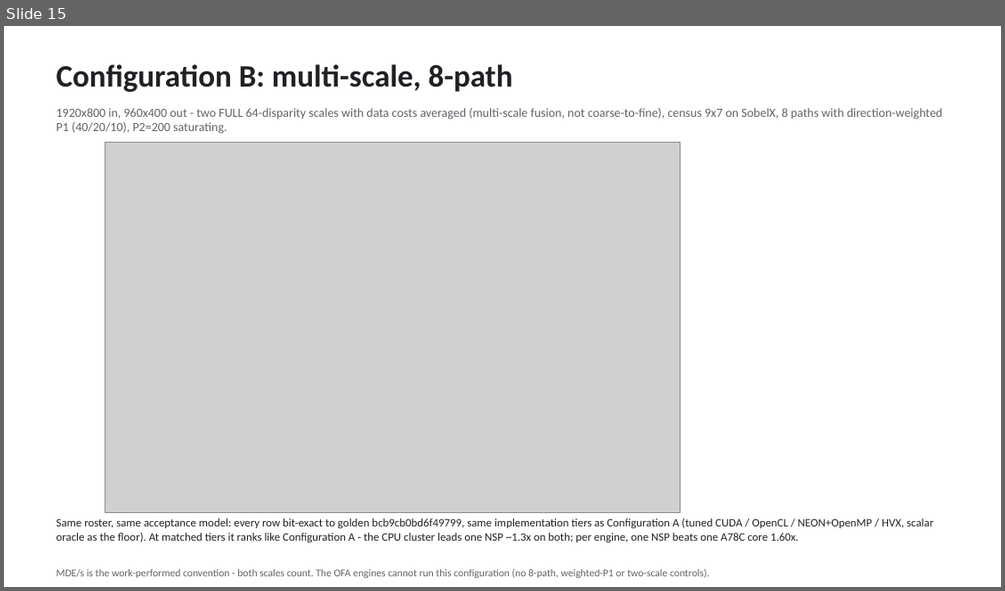
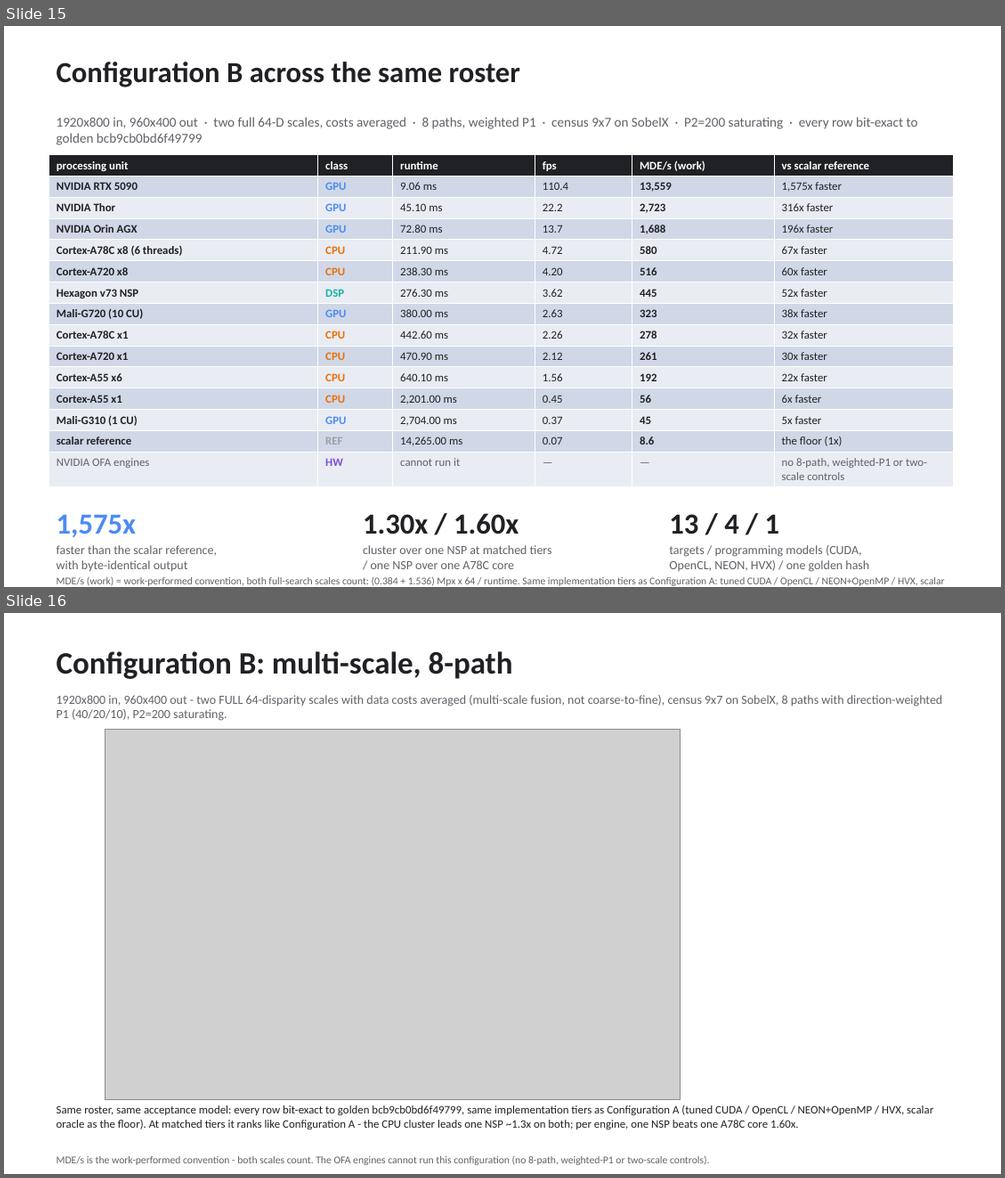
Before and after one commit to kylefoxaustin/sgm-bench, a slide deck: docs/sgm-results.pptx. Shown one above the other, each under a label of ours: slide 15 before the commit, slides 15 and 16 after it. The pictures are 1005x591 and 1005x1178 pixels, drawn with LibreOffice and Linux fonts; fonts in the diff are those of the drawing; grey boxes stand for pictures. Boxes give left, top, right and bottom in pixels: in the first picture for what was removed or moved away, otherwise in the second. Text is boxed around its words. In the diff, an @@ line names an element or a change of style, - is before the commit and + after.

Commit message:
deck: Configuration B summary table slide (26 slides)
Mirrors the primary configuration's opening slide: full roster table with
runtime / fps / work-convention MDE/s / vs-scalar column, the OFA
cannot-run-it row stated rather than omitted, and the three callouts
(1,575x over the oracle; 1.30x cluster / 1.60x per-engine at matched tiers;
13 targets, 4 programming models, 1 golden hash).

```diff
--- a/docs/sgm-results.pptx
+++ b/docs/sgm-results.pptx
@@ slide 15 added at bbox=[4, 26, 1001, 587], background #FFFFFF @@
@@ text added at bbox=[57, 62, 520, 87], 28 pt, text #202124, bold @@
+Configuration B across the same roster
@@ text added at bbox=[57, 117, 918, 145], 13 pt, text #5F6368 @@
+1920x800 in, 960x400 out · two full 64-D scales, costs averaged · 8 paths, weighted P1 · census 9x7 on SobelX · P2=200 saturating · every row bit-exact to golden bcb9cb0bd6f49799
@@ table added at bbox=[48, 155, 954, 483], 15 rows, 6 columns @@
+processing unit | class | runtime | fps | MDE/s (work) | vs scalar reference
+NVIDIA RTX 5090 | GPU | 9.06 ms | 110.4 | 13,559 | 1,575x faster
+NVIDIA Thor | GPU | 45.10 ms | 22.2 | 2,723 | 316x faster
+NVIDIA Orin AGX | GPU | 72.80 ms | 13.7 | 1,688 | 196x faster
+Cortex-A78C x8 (6 threads) | CPU | 211.90 ms | 4.72 | 580 | 67x faster
+Cortex-A720 x8 | CPU | 238.30 ms | 4.20 | 516 | 60x faster
+Hexagon v73 NSP | DSP | 276.30 ms | 3.62 | 445 | 52x faster
+Mali-G720 (10 CU) | GPU | 380.00 ms | 2.63 | 323 | 38x faster
+Cortex-A78C x1 | CPU | 442.60 ms | 2.26 | 278 | 32x faster
+Cortex-A720 x1 | CPU | 470.90 ms | 2.12 | 261 | 30x faster
+Cortex-A55 x6 | CPU | 640.10 ms | 1.56 | 192 | 22x faster
+Cortex-A55 x1 | CPU | 2,201.00 ms | 0.45 | 56 | 6x faster
+Mali-G310 (1 CU) | GPU | 2,704.00 ms | 0.37 | 45 | 5x faster
+scalar reference | REF | 14,265.00 ms | 0.07 | 8.6 | the floor (1x)
+NVIDIA OFA engines | HW | cannot run it | — | — | no 8-path, weighted-P1 or two-scale controls
@@ text added at bbox=[57, 515, 136, 537], 28 pt, text #4C8BF5, bold @@
+1,575x
@@ text added at bbox=[363, 513, 518, 534], 28 pt, text #202124, bold @@
+1.30x / 1.60x
@@ text added at bbox=[669, 514, 780, 534], 28 pt, text #202124, bold @@
+13 / 4 / 1
@@ text added at bbox=[57, 545, 217, 572], 12 pt, text #5F6368 @@
+faster than the scalar reference,
+with byte-identical output
@@ text added at bbox=[363, 545, 552, 569], 12 pt, text #5F6368 @@
+cluster over one NSP at matched tiers
+/ one NSP over one A78C core
@@ text added at bbox=[669, 545, 869, 572], 12 pt, text #5F6368 @@
+targets / programming models (CUDA,
+OpenCL, NEON, HVX) / one golden hash
@@ text added at bbox=[57, 576, 944, 586], 10 pt, text #5F6368 @@
+MDE/s (work) = work-performed convention, both full-search scales count: (0.384 + 1.536) Mpx x 64 / runtime. Same implementation tiers as Configuration A: tuned CUDA / OpenCL / NEON+OpenMP / HVX, scalar oracle as the floor.
@@ what was slide 15 is now slide 16 @@
```
Also in this commit, not shown: 1 other file.
